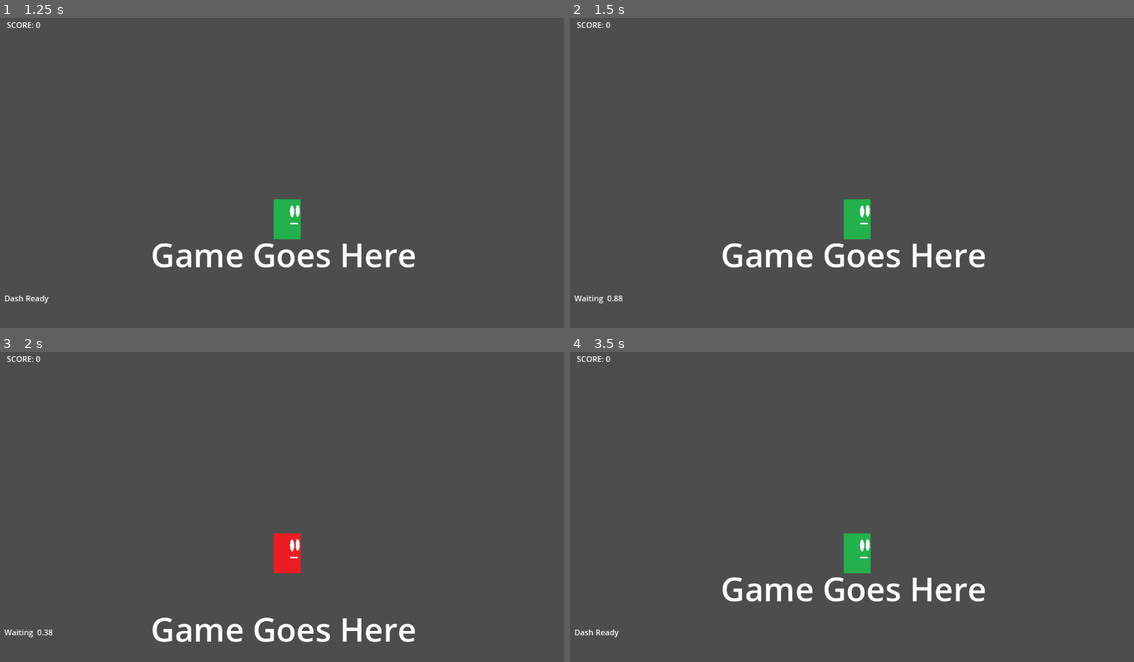
Above: before the commit, frames 1-4 (two rows, left to right).
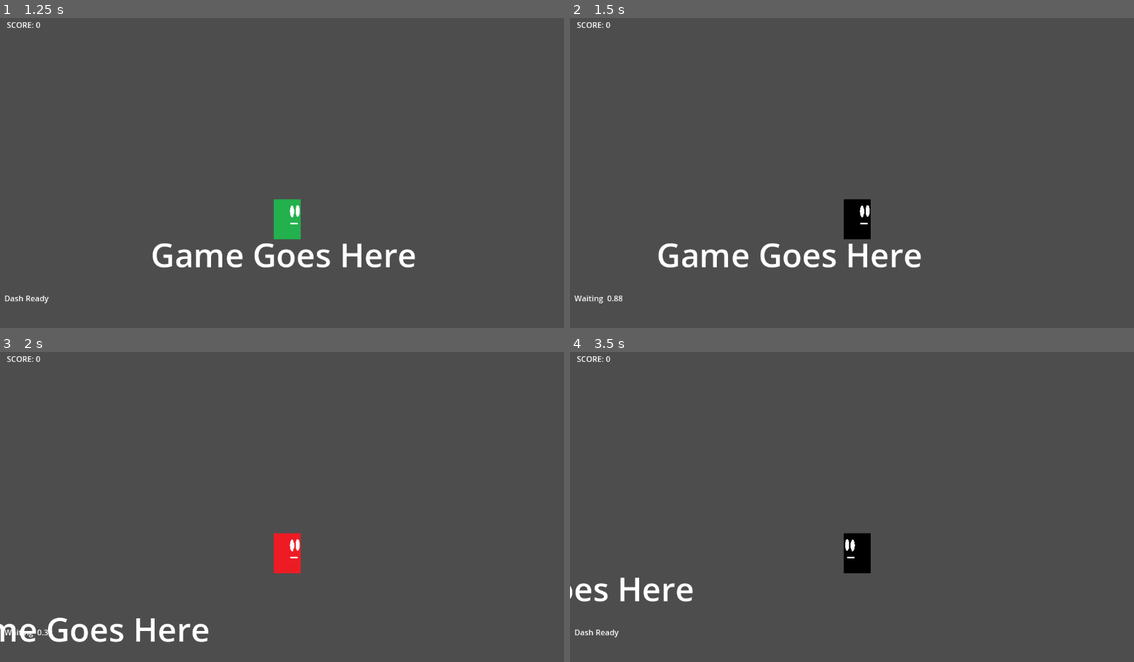
Above: after the commit, the same moments.

Repository: red-star-fighter/Test-Game-Project-2
Game: Godot game, scene res://Main Menu.tscn
The game is run twice, just before and just after one commit, with the same random seed, the same clock (stepped at 60 frames per second) and the same inputs.
Inputs:
- Up to frame 1 (1.25 s): click "Play" at 0.5 s
- Up to frame 2 (1.5 s): tap Enter at 1.25 s; hold D (moveRight) from 1.28 s (still down); tap Shift (shift) at 1.35 s
- Up to frame 3 (2 s): keep holding D (moveRight); tap Space (jump) at 1.52 s
- Up to frame 4 (3.5 s): tap Shift (shift) at 2.1, 2.85 s; tap Space (jump) at 2.27 s; release D (moveRight) at 2.78 s; hold A (moveLeft) from 2.78 s (still down)

Frame 1 is identical in both runs. In frame 2, 2.7% of the frame differs, in the area x 15-74%, y 58-81%; in frame 3, 2.2%; in frame 4, 2.6%.

Commit message:
Fix direction

Diff:
--- a/Player/Player.gd
+++ b/Player/Player.gd
@@ -5,7 +5,6 @@
 
 # Gets the gravity from the project settings to be synced with RigidBody nodes.
 var gravity = ProjectSettings.get_setting("physics/2d/default_gravity")
-var direction = Input.get_axis("moveLeft", "moveRight")
 var doublej = false
 var canDash = true
 var storedDash = false
@@ -14,6 +13,9 @@
 @onready var anim = get_node("AnimationPlayer")
 
 func _physics_process(delta):
+
+	var direction = Input.get_axis("moveLeft", "moveRight")
+
 	#tracks Y position as score.
 	if self.global_transform.origin.y > int(pos):
 		pos = str(int(self.global_transform.origin.y))
